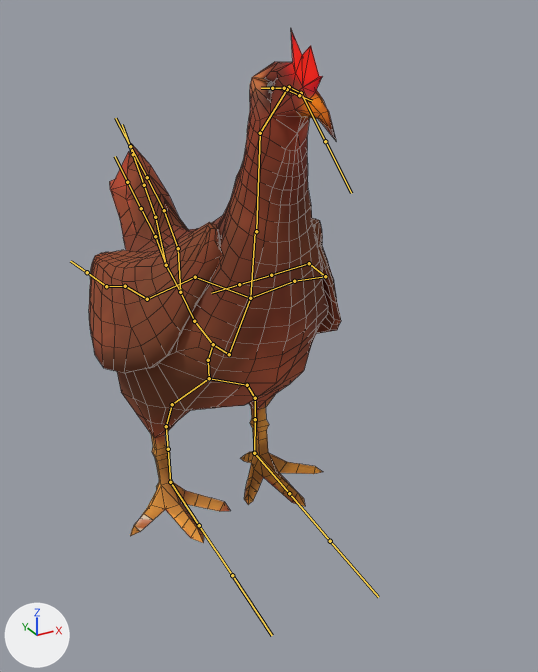
The FBX model Assets/Animals_FREE/Meshes/chicken.fbx: old version first, new version second.
Camera for both pictures: a camera (50 mm lens) standing at (-0.357, -0.733, 0.616) and looking at (0.036, -0.018, 0.259). Arrows for +X, +Y and +Z are at lower left; the lights stay in place. The bones that bend it are drawn over the model as lines. Mesh edges are drawn as thin lines.

In view in the first picture: 'chicken_001'.
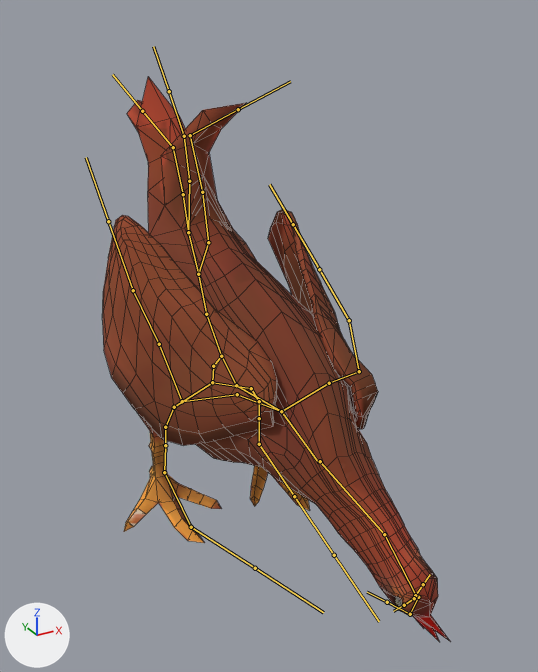
The newer file adds an action. The first version stands in its rest pose; the second is drawn at frame 1 of the action 'Armature|EatPose'.

Where the change shows, as pixel boxes (x1, y1, x2, y2) in the pictures (538 x 672 px):
'chicken_001', posed (38% wider, 10% taller): before (89, 30, 341, 543); after (102, 77, 450, 641)
bone 'Bone', root to tip: before (229, 354) to (250, 298); after (236, 385) to (281, 411)
bone 'Bone.001', root to tip: before (250, 298) to (255, 232); after (281, 411) to (318, 462)
bone 'Bone.002', root to tip: before (256, 231) to (260, 133); after (320, 461) to (384, 534)
bone 'Bone.036', root to tip: before (195, 277) to (147, 299); after (237, 394) to (182, 401)
bone 'Bone.042', root to tip: before (309, 263) to (271, 275); after (349, 320) to (319, 269)
bone 'Bone.008', root to tip: before (229, 354) to (213, 344); after (236, 385) to (221, 356)
bone 'Bone.010', root to tip: before (213, 344) to (208, 360); after (221, 356) to (213, 366)
bone 'Bone.027_end', root to tip: before (199, 525) to (232, 575); after (191, 527) to (255, 568)
bone 'Bone.031', root to tip: before (209, 378) to (247, 385); after (212, 382) to (251, 388)
bone 'Bone.033', root to tip: before (255, 398) to (255, 419); after (259, 401) to (259, 418)
bone 'Bone.016_end', root to tip: before (141, 208) to (127, 182); after (173, 147) to (142, 111)
bone 'Bone.022_end', root to tip: before (147, 177) to (130, 146); after (190, 135) to (238, 109)

The edits, one by one:
Bone 'Bone' (bone_bone) moves from (0.0, 0.0, 0.0) to (0.0, -0.15, 0.3).
Bone 'Bone' (bone_bone) turns from (0, 0, 0) to (48, 0, 0) degrees about its own x, y and z.
Bone 'Bone.001' (bone_bone_001) turns from (0, 0, 0) to (49, 0, 0) degrees about its own x, y and z.
Bone 'Bone.002' (bone_bone_002) turns from (0, 0, 0) to (11, 14, 1) degrees about its own x, y and z.
Bone 'Bone.036' (bone_bone_036) turns from (0, 0, 0) to (0, 0, 1) degrees about its own x, y and z.
Bone 'Bone.042' (bone_bone_042) turns from (0, 0, 0) to (3, 15, 10) degrees about its own x, y and z.
Bone 'Bone.008' (bone_bone_008) moves from (0.0, 0.0, 0.0) to (0.0, -0.14, -0.31).
Bone 'Bone.008' (bone_bone_008) turns from (0, 0, 0) to (35, 0, 0) degrees about its own x, y and z.
Bone 'Bone.010' (bone_bone_010) turns from (0, 0, 0) to (-21, 0, 0) degrees about its own x, y and z.
Bone 'Bone.027_end' (bone_bone_027_end) turns from (0, 0, 0) to (-2, -3, -25) degrees about its own x, y and z.
Bone 'Bone.031' (bone_bone_031) turns from (0, 0, 0) to (-7, -12, 1) degrees about its own x, y and z.
Bone 'Bone.033' (bone_bone_033) turns from (0, 0, 0) to (14, 0, -8) degrees about its own x, y and z.
Bone 'Bone.016_end' (bone_bone_016_end) turns from (0, 0, 0) to (-16, 11, 15) degrees about its own x, y and z.
Bone 'Bone.022_end' (bone_bone_022_end) turns from (0, 0, 0) to (66, 10, -56) degrees about its own x, y and z.
